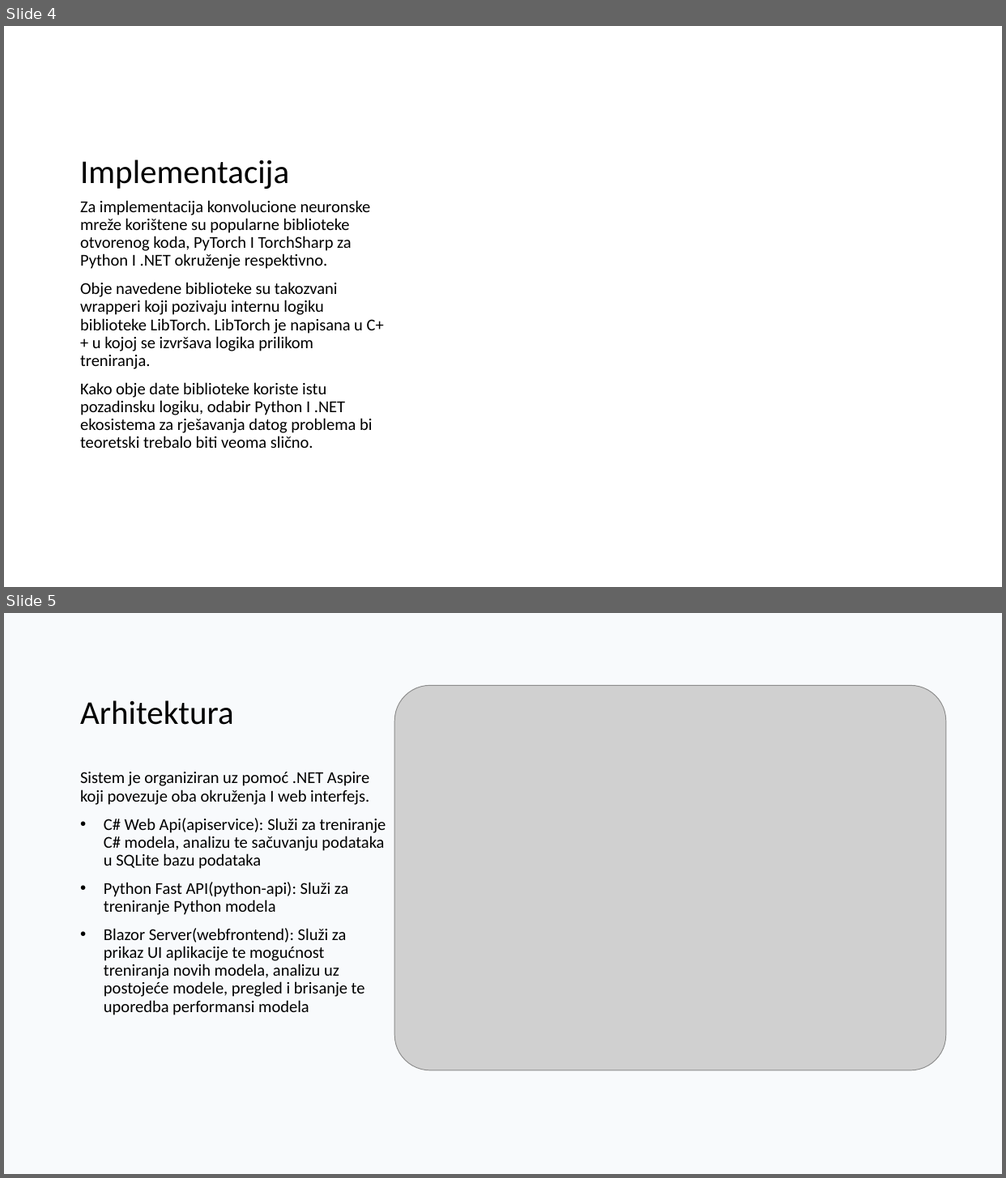
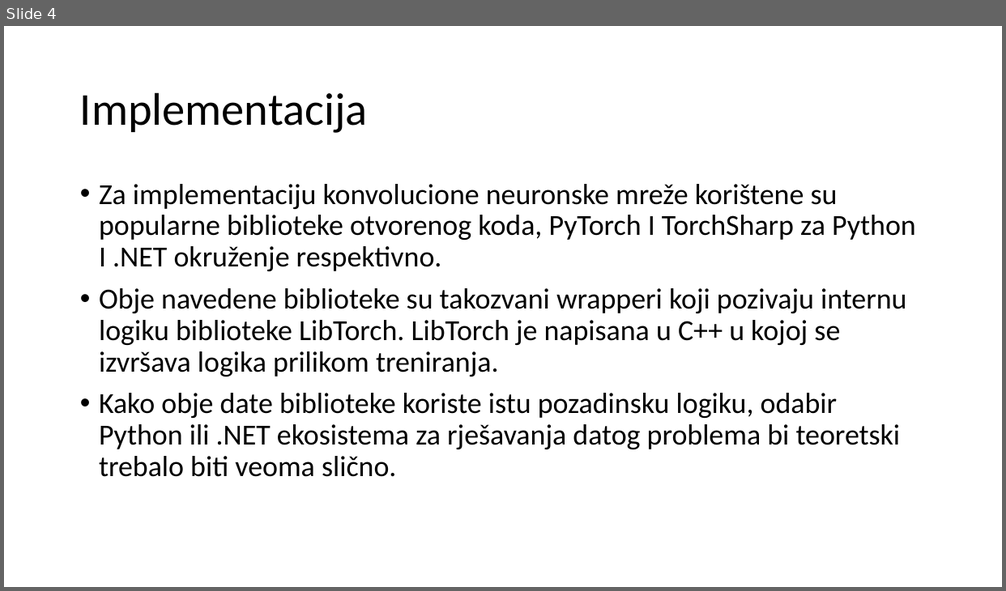
Before and after one commit to omarkurtovic/ml-dotnet-vs-python, a slide deck: Presentation/Komparativna analiza ML metodologija.pptx. Shown one above the other, each under a label of ours: slides 4 and 5 before the commit, slide 4 after it. The pictures are 1006x1178 and 1006x591 pixels, drawn with LibreOffice and Linux fonts; fonts in the diff are those of the drawing; grey boxes stand for pictures. Boxes give left, top, right and bottom in pixels: in the first picture for what was removed or moved away, otherwise in the second. Text is boxed around its words. In the diff, an @@ line names an element or a change of style, - is before the commit and + after.

```diff
--- a/Presentation/Komparativna analiza ML metodologija.pptx
+++ b/Presentation/Komparativna analiza ML metodologija.pptx
@@ slide 5 removed at (4, 613, 1002, 1174), background #F8FAFC @@
@@ title removed at (80, 700, 234, 725) @@
-Arhitektura
@@ picture removed at (394, 686, 947, 1071) @@
@@ text removed at (80, 772, 386, 1016) @@
-Sistem je organiziran uz pomoć .NET Aspire koji povezuje oba okruženja I web interfejs.
-• C# Web Api(apiservice): Služi za treniranje C# modela, analizu te sačuvanju podataka u SQLite bazu podataka
-• Python Fast API(python-api): Služi za treniranje Python modela
-• Blazor Server(webfrontend): Služi za prikaz UI aplikacije te mogućnost treniranja novih modela, analizu uz postojeće modele, pregled i brisanje te uporedba performansi modela
@@ slide 4 changed as well @@
@@ title "Implementacija": place and size @@
-title "Implementacija" at (80, 160, 289, 189)
+title "Implementacija" at (80, 92, 368, 133)
@@ title "Implementacija" at (80, 92, 368, 133): size 32 to 44 pt; vertical alignment bottom to middle @@
@@ text "Za implementaciju konvolucione neuronske mreže ...": place and size @@
-text "Za implementaciju konvolucione neuronske mreže ..." at (80, 200, 384, 448)
+text "Za implementaciju konvolucione neuronske mreže ..." at (99, 184, 916, 477)
@@ text at (99, 184, 916, 271): text changed; size 16 to 28 pt @@
-Za implementacija konvolucione neuronske mreže korištene su popularne biblioteke otvorenog koda, PyTorch I TorchSharp za Python I .NET okruženje respektivno.
+• Za implementaciju konvolucione neuronske mreže korištene su popularne biblioteke otvorenog koda, PyTorch I TorchSharp za Python I .NET okruženje respektivno.
@@ text at (99, 288, 906, 377): size 16 to 28 pt in "Obje navedene biblioteke su takozvani wrapperi koji ..."; bullet none to • @@
@@ text at (99, 393, 901, 477): text changed; size 16 to 28 pt @@
-Kako obje date biblioteke koriste istu pozadinsku logiku, odabir Python I .NET ekosistema za rješavanja datog problema bi teoretski trebalo biti veoma slično.
+• Kako obje date biblioteke koriste istu pozadinsku logiku, odabir Python ili .NET ekosistema za rješavanja datog problema bi teoretski trebalo biti veoma slično.
```
Also in this commit, not shown: 3 other slides changed, 2 slides added, 2 other slides removed.
